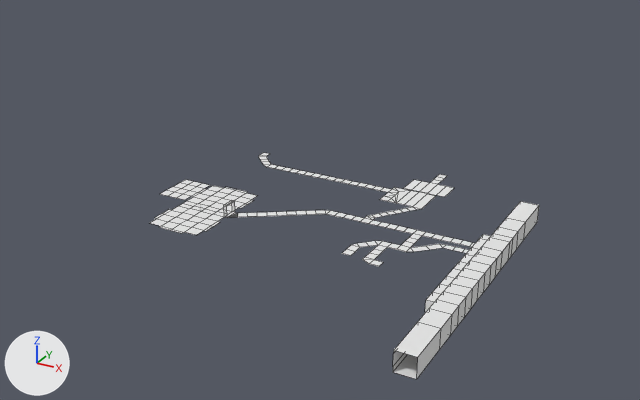
An edit to the Blender file Atmosphere Horror Game/Assets/Models/Blender Files/level.blend, drawn before and after from the same camera.
The view is the same before and after, from a camera (50 mm lens) standing at (140.0, -419.0, 235.0) and looking at (-179.0, 160.0, -55.0). Arrows for +X, +Y and +Z are at lower left; the lights stay in place. Mesh edges are drawn as thin lines on the coarser meshes.
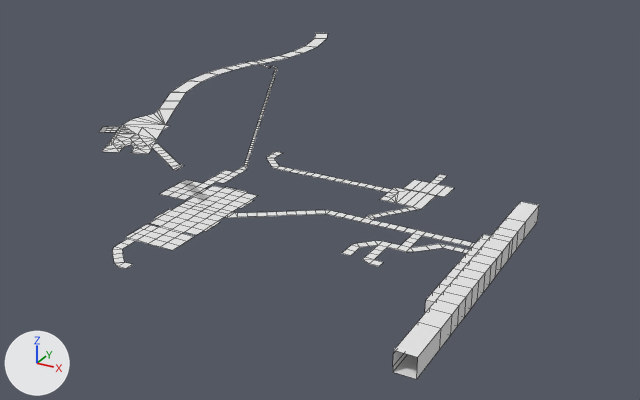
Commit message: Level is almost mapped out

Where the change shows, as pixel boxes (x1, y1, x2, y2) in the pictures (640 x 400 px):
```json
{"object": "Cube", "change": "reshaped", "before": [150, 153, 539, 379], "after": [99, 33, 539, 379], "on screen": "13% wider, 53% taller"}
{"part": 1, "of": "me_cube", "change": "added", "after": [150, 144, 184, 170]}
{"part": 2, "of": "me_cube", "change": "built on", "before": [224, 153, 314, 218], "after": [99, 33, 328, 269]}
```

Scene script edits in JSON lines:
```json
{"block": "me_cube", "where": "# used by ob_cube; location = (0.0, 0.0, 0.0)"}
{"op": "remove", "block": "me_cube", "code": "me_cube.from_pydata(...)  # 403 vertices, 286 faces; spans x -218.0..15.0, y -101.0..132.0, z -3.0..9.0"}
{"op": "add", "block": "me_cube", "code": "me_cube.from_pydata(...)  # 737 vertices, 522 faces; spans x -372.0..15.0, y -101.0..487.0, z -4.0..25.0"}
{"block": "me_cube", "change": "me_cube part 1: a new loose piece of 21 vertices spanning x -239.0..-195.0, y -1.0..32.0, z 25.0, in mat_material (white #e7e7e7)"}
{"block": "me_cube", "change": "me_cube part 2: 11 vertices moved from x -185.0..-151.0, y 85.0..91.0, z 0.0 to x -182.0..-150.0, y 85.0..91.0, z 0.0; 15 vertices removed from x -199.0..-157.0, y -1.0..109.0, z 0.0..8.0; 328 vertices added at x -372.0..-159.0, y -85.0..487.0, z -4.0..0.0"}
```
